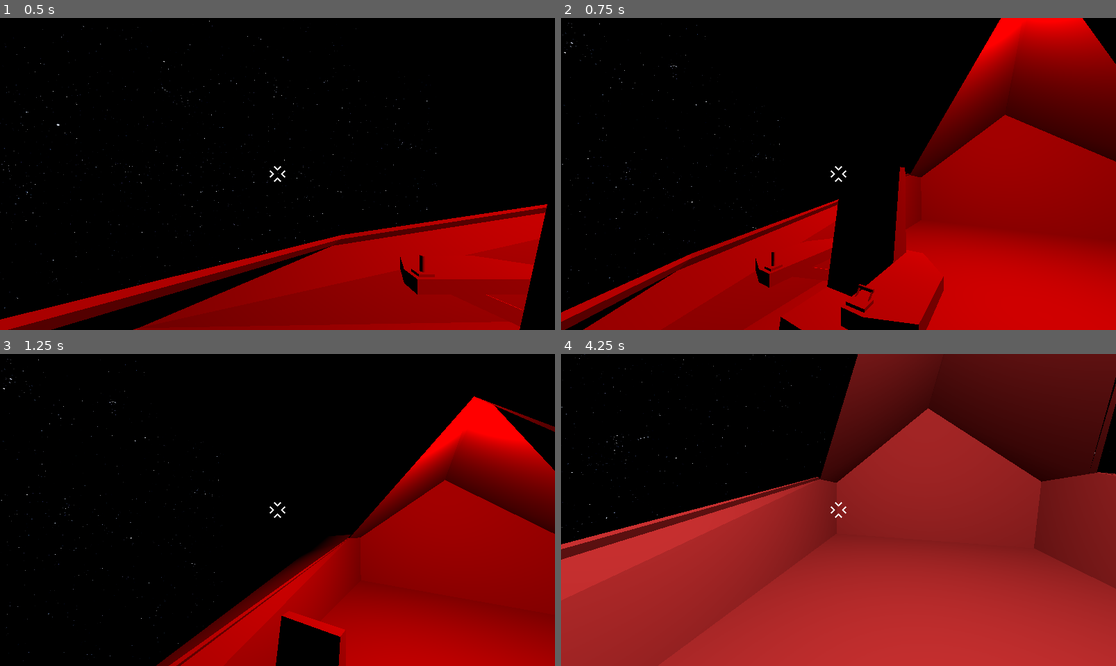
Above: before the commit, frames 1-4 (two rows, left to right).
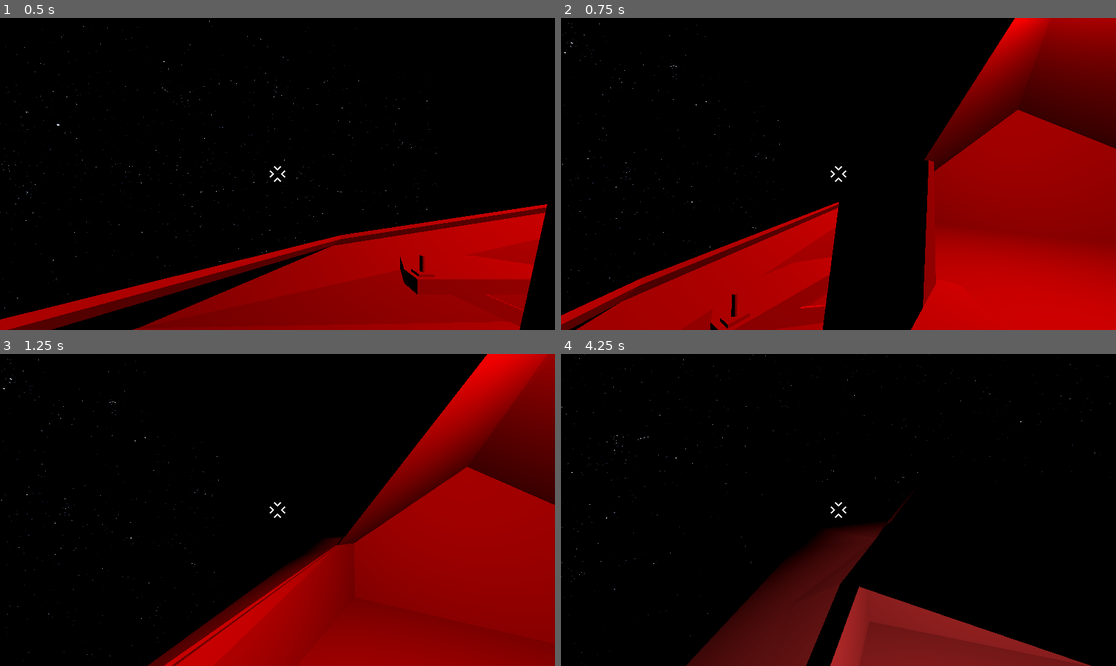
Above: after the commit, the same moments.

Repository: Greenwolf8/UntitledSpaceGame
Game: Godot game, scene res://Map.tscn
Two runs of this game, one before a commit and one after it. Both use one fixed random seed, a clock stepped at 60 frames per second and the inputs below.
Inputs (mouse positions are in pixels of both pictures, inside the frame that each line leads up to):
- Up to frame 1 (0.5 s): no input
- Up to frame 2 (0.75 s): tap Enter at 0.5 s; move the mouse to (866, 174) at 0.52 s; hold W (move_forward) from 0.53 s (still down); hold C (camera_lock) from 0.53 s (still down)
- Up to frame 3 (1.25 s): keep holding W (move_forward); keep holding C (camera_lock); tap Space (jump) at 0.77 s
- Up to frame 4 (4.25 s): keep holding W (move_forward); move the mouse to (810, 510) at 1.27 s; release C (camera_lock) at 1.28 s; tap E (interact) at 1.35, 3.6 s; tap Space (jump) at 1.52, 3.02, 3.77 s; move the mouse to (849, 503) at 2.02 s; tap Alt at 2.1 s; move the mouse to (832, 516) at 2.77 s; tap C (camera_lock) at 2.85 s; move the mouse to (877, 513) at 3.52 s

Frame 1 is identical in both runs. In frame 2, 15% of the frame differs, in the area x 0-100%, y 0-100%; in frame 3, 19%; in frame 4, 75%.

Commit message:
fix: character body camera not assigned
Character moving fixed by assigning camera to it

Diff:
--- a/Ship.tscn
+++ b/Ship.tscn
@@ -83,23 +83,24 @@
 
 [node name="SpotLight3D" type="SpotLight3D" parent="Ship"]
 transform = Transform3D(-4.371139e-08, 0, 1, 0, 1, 0, -1, 0, -4.371139e-08, 65.86285, 1.1860003, 39.450253)
-light_energy = 100.0
-shadow_enabled = true
+light_energy = 250.0
 spot_range = 2000.0
 spot_angle = 10.0
+spot_angle_attenuation = 0.43527067
 
 [node name="SpotLight3D2" type="SpotLight3D" parent="Ship"]
 transform = Transform3D(-4.371139e-08, 0, 1, 0, 1, 0, -1, 0, -4.371139e-08, 65.29203, 1.1916075, -39.15708)
-light_energy = 100.0
-shadow_enabled = true
+light_energy = 250.0
 spot_range = 2000.0
 spot_angle = 10.0
+spot_angle_attenuation = 0.43527508
 
-[node name="Player2" parent="Ship" groups=["Player"] instance=ExtResource("3_ix3uc")]
+[node name="Player2" parent="Ship" node_paths=PackedStringArray("camera") groups=["Player"] instance=ExtResource("3_ix3uc")]
 unique_name_in_owner = true
 transform = Transform3D(1, 0, 0, 0, 1, 0, 0, 0, 1, 19.706484, 5.2056346, 0.11440277)
 script = ExtResource("4_7se24")
 speed = 5.0
+camera = NodePath("Camera3D2")
 
 [node name="CollisionShape3D2" type="CollisionShape3D" parent="Ship/Player2"]
 transform = Transform3D(1, 0, 0, 0, 1, 0, 0, 0, 1, 0, 1.0134655, 0)
